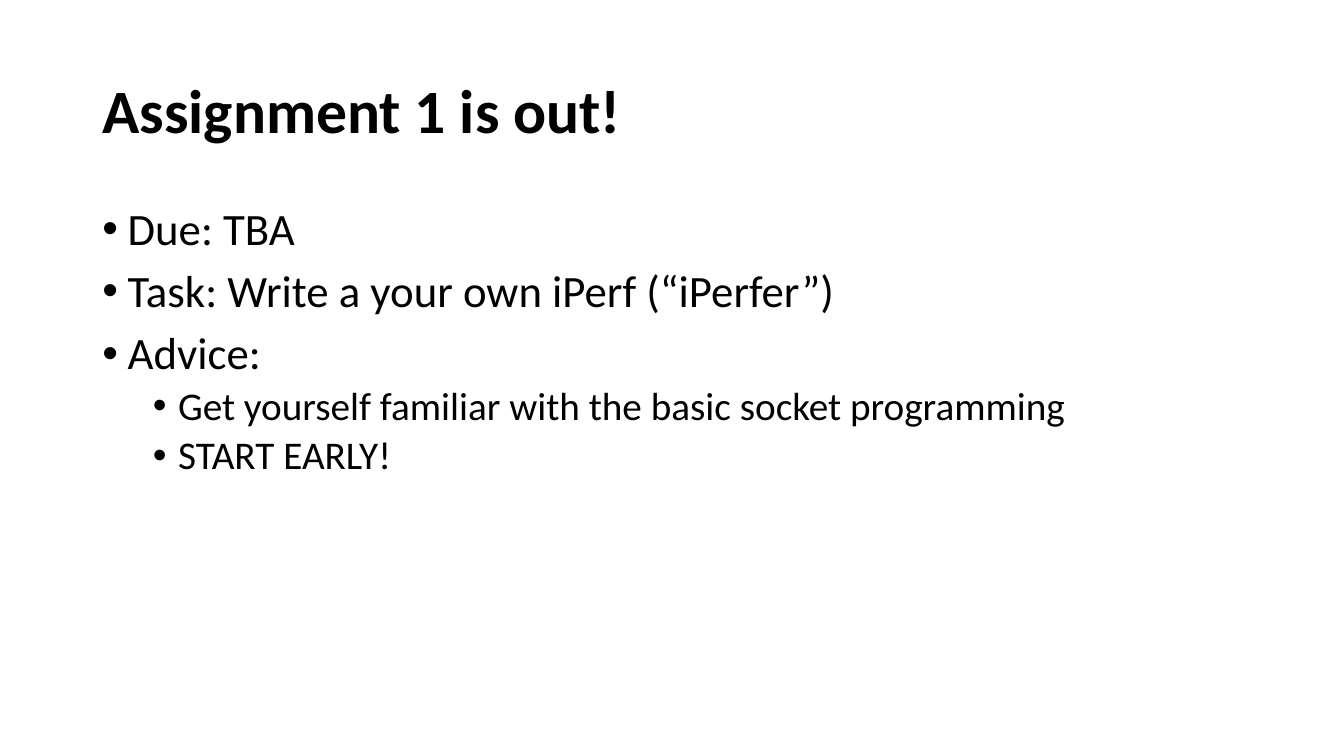
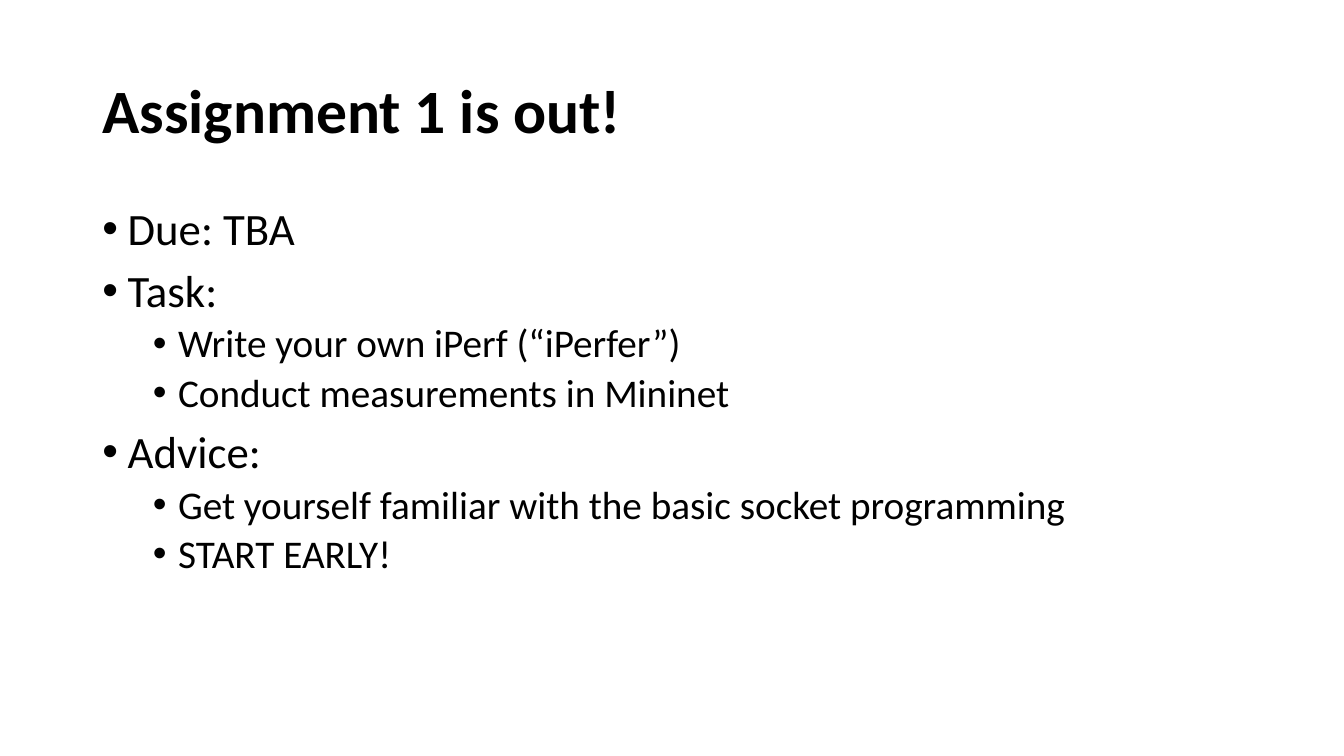
Before and after one commit to henryhxu/CSCI4430-ESTR4120, a slide deck: slide 3 of tutorial/T01/tut01.pptx. Drawn at 1344x756 pixels with LibreOffice and Linux fonts; fonts in the diff are those of the drawing. Boxes give left, top, right and bottom in pixels: in the first picture for what was removed or moved away, otherwise in the second. Text is boxed around its words. In the diff, an @@ line names an element or a change of style, - is before the commit and + after.

Commit message:
update

```diff
--- a/tutorial/T01/tut01.pptx
+++ b/tutorial/T01/tut01.pptx
@@ text at (x1=128, y1=276, x2=729, y2=408): text changed; size 32 to 28 pt @@
-• Task: Write a your own iPerf (“iPerfer”)
+• Task:
+  • Write your own iPerf (“iPerfer”)
+  • Conduct measurements in Mininet
```
